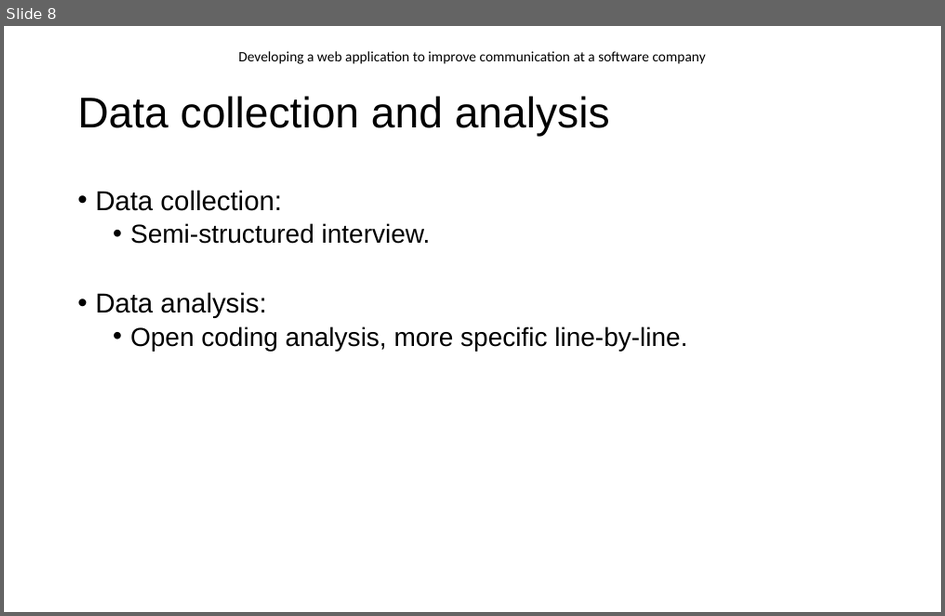
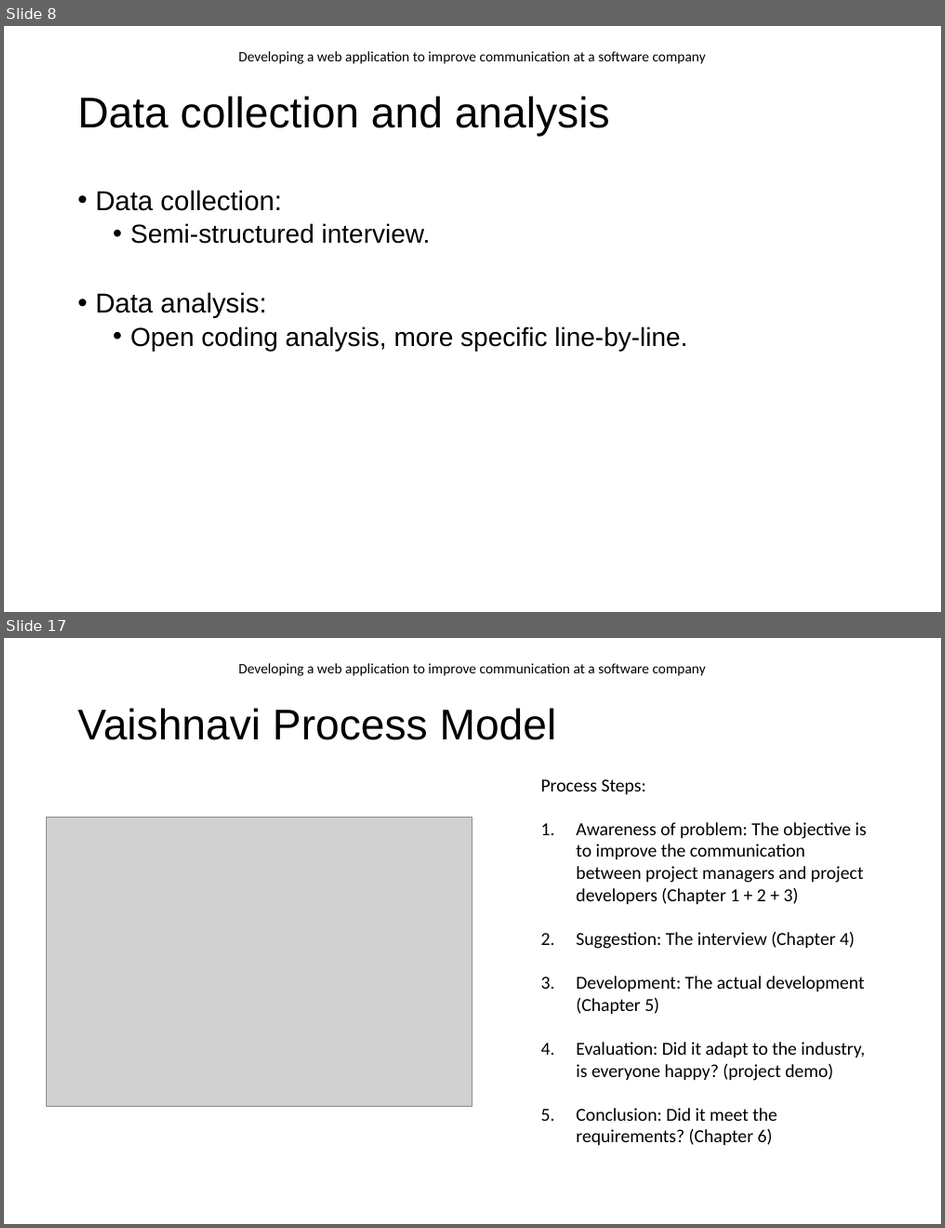
Before and after one commit to EnricoDreyer/Honors2021, a slide deck: Z ITRI 671 Research/Presentation/ITRI671_Presentation.pptx. Shown one above the other, each under a label of ours: slide 8 before the commit, slides 8 and 17 after it; the slides between them are not shown. The pictures are 945x616 and 945x1228 pixels, drawn with LibreOffice and Linux fonts; fonts in the diff are those of the drawing; grey boxes stand for pictures; background and template pictures are left out. Boxes give left, top, right and bottom in pixels: in the first picture for what was removed or moved away, otherwise in the second. Text is boxed around its words. In the diff, an @@ line names an element or a change of style, - is before the commit and + after.

```diff
--- a/Z ITRI 671 Research/Presentation/ITRI671_Presentation.pptx
+++ b/Z ITRI 671 Research/Presentation/ITRI671_Presentation.pptx
@@ slide 17 added at <box>4,638,941,1224</box>, background picture (left out) @@
@@ text added at <box>238,663,706,676</box>, 11 pt, text #000000 @@
+Developing a web application to improve communication at a software company
@@ title added at <box>77,708,557,740</box>, 33 pt, text #000000 @@
+Vaishnavi Process Model
@@ text added at <box>542,779,867,1146</box>, 14 pt, text #000000 @@
+Process Steps:
+1. Awareness of problem: The objective is to improve the communication between project managers and project developers (Chapter 1 + 2 + 3)
+2. Suggestion: The interview (Chapter 4)
+3. Development: The actual development (Chapter 5)
+4. Evaluation: Did it adapt to the industry, is everyone happy? (project demo)
+5. Conclusion: Did it meet the requirements? (Chapter 6)
@@ picture added at <box>46,817,473,1106</box> @@
```
Also in this commit, not shown: 10 slides changed, 3 other slides added, 1 slide removed, 13 other files.
